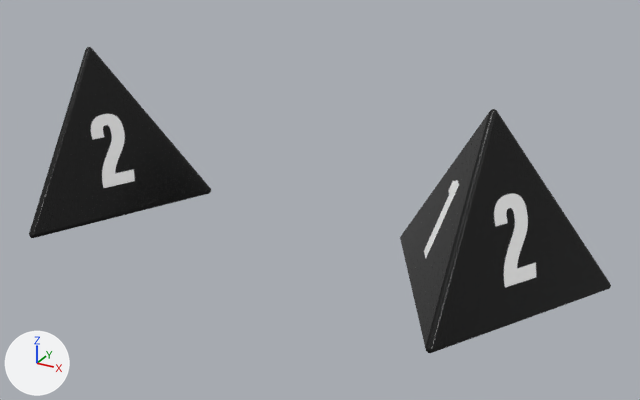
The glTF model Demos/curveEditor/animationMeshes.glb: old version first, new version second.
Both versions are drawn from a 50 mm lens placed at (0.197, -0.312, 0.15), pointed at (0.027, -0.003, -0.005). Arrows for +X, +Y and +Z are at lower left; the lights stay in place. Where no turn or scale is listed for an object, it has been applied to the vertices. Vertices at the same position are counted once.

The first picture shows 'animatedMesh', 'staticMesh'.
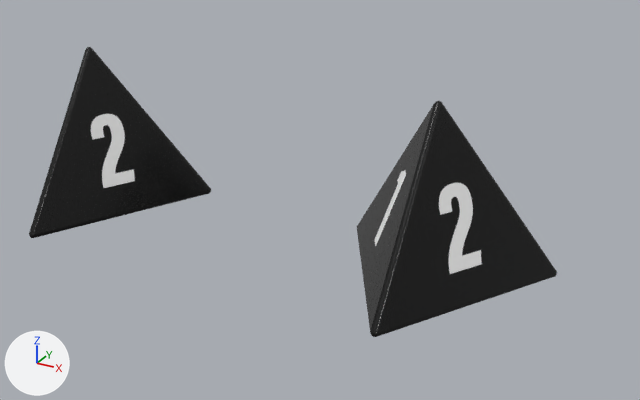
The newer file is also rescaled (x112.5), turned or shifted as a whole; pictures and numbers use the older file's frame.

Where the change shows, as pixel boxes (x1, y1, x2, y2) in the pictures (640 x 400 px):
'staticMesh', mesh moved
    before: (400, 109, 611, 353)
    after: (357, 101, 557, 337)

What the commit changed:
me_staticmesh has 192 vertices, 380 faces and spans x -0.0471..0.0472, y -0.0542..0.0281, z -0.0311..0.0466.
me_staticmesh is used by ob_staticmesh; location (0.1, 0.0, 0.0).
me_staticmesh part 1: the whole mesh is moved by (-0.0222, 0.0, 0.0).
